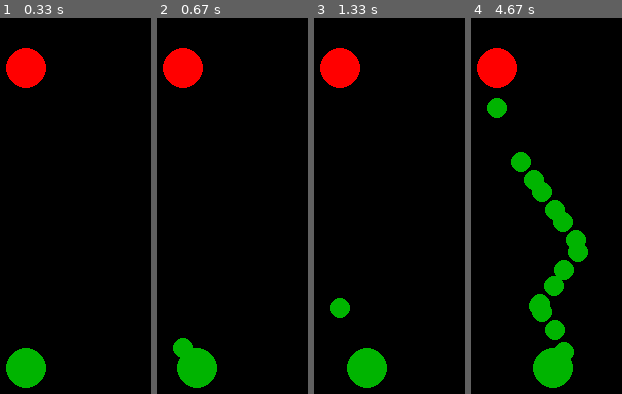
Above: before the commit, frames 1-4 (left to right).
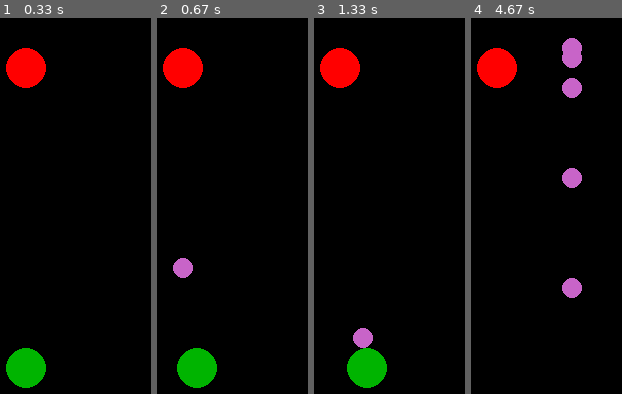
Above: after the commit, the same moments.

Repository: timoogo/pygame_space-invader
Game: pygame game, started from __main__.py
Two runs of this game, one before a commit and one after it. Both use one fixed random seed, a clock stepped at 60 frames per second and the inputs below.
Inputs:
- Up to frame 1 (0.33 s): no input
- Up to frame 2 (0.67 s): hold Space from 0.33 s (still down); hold Right from 0.33 s (still down)
- Up to frame 3 (1.33 s): release Space at 0.8 s; release Right at 0.8 s; tap K at 0.83, 1.32 s; hold P from 1.17 s (still down); hold Right from 1.17 s (still down); tap Space at 1.23 s
- Up to frame 4 (4.67 s): tap Space at 1.53, 1.73, 2.03, 2.23, 2.53, 2.73, 3.03, 3.3, 3.6, 3.73, 4.03, 4.4 s; release P at 1.63 s; release Right at 1.63 s; hold Right 1.67-2.13 s; hold Right 2.17-2.63 s; tap D at 2.32, 3.82 s; hold Left 2.67-3.2 s; tap K at 2.82, 4.48 s; hold Left 3.23-3.63 s; hold Right 3.67-4.3 s; hold Left from 4.33 s (still down)

Frame 1 is identical in both runs. In frame 2, 1.0% of the frame differs, in the area x 10-24%, y 63-91%; in frame 3, 1.1%; in frame 4, 11%, in the area x 10-78%, y 5-99%.

Commit message:
del bullet after screen passage

Diff:
--- a/Enemy.py
+++ b/Enemy.py
@@ -1,8 +1,5 @@
-import timeit
-
 import pygame
 from Projectile import Projectile
-import time
 
 
 class Enemy:
@@ -11,7 +8,8 @@
         self.speed = 50
         self.pos = [250, 50]
         self.state = True
-        self.cooldown = 0.25
+        self.last = pygame.time.get_ticks()
+        self.cd = 62
         self.bulletColor = (255, 0, 0)
         self.bulletPos = [250, 55]
         self.enemyColor = (255, 15, 0)
@@ -20,19 +18,24 @@
         self.projectiles = []
         self.tab_enemies = tab_enemies
 
+
     def Draw(self):
         pygame.draw.circle(self.screen, self.bulletColor, self.pos, self.radius)
         pygame.draw.circle(self.screen, self.bulletColor, self.bulletPos, self.radius/5)
+
+
 
     def Move(self, dir):
         self.pos[0] += dir * self.speed
         print(self.speed)
 
     def Shoot(self):
-        next_shoot = 1
-        print(time.time())
-        if next_shoot <= self.cooldown:
+        """
+        Not working for the moment
+        """
+        now = pygame.time.get_ticks()
+        print(now - self.last)
+        if now - self.last >= self.cd:
+            print("enemy shot2")
+            self.last = now
             self.projectiles.append(Projectile(self.pos, self.screen, "Enemy"))
-
-            next_shoot -= timeit.timeit("Shoot()", number=1000)
-            print("shoot")
--- a/Player.py
+++ b/Player.py
@@ -1,6 +1,5 @@
 import pygame
 from Projectile import Projectile
-color = (255, 0, 0)
 
 
 class Player:
@@ -10,29 +9,35 @@
         self.screen_y = screen.get_height()
         self.offset_y = 150
         self.screen = screen
-        self.pos = [self.screen_x / 2, self.screen_y - self.offset_y]
+        self.position = [self.screen_x / 2, self.screen_y - self.offset_y]
         self.alive = True
-        self.debug = True
+        self.debug = False
         self.cooldown = 0.25
         self.radius = 20
-        self.bulletPos = self.pos
-        self.bulletColor = (255, 0, 0)
-        self.projectiles = []
+        self.bulletPos = self.position
+        self.bulletColor = (255, 255, 255)
+        self.debug_death_color = (0, 0, 0)
+        self.projectiles: list[Projectile] = []
         self.tab_enemies = tab_enemies
 
     def Draw(self):
-        pygame.draw.circle(self.screen, (0, 180, 0), self.pos, self.radius)
+        pygame.draw.circle(self.screen, (0, 180, 0), self.position, self.radius)
         if not self.alive:
-            pygame.draw.rect(self.screen, color, (0, 300, self.screen_x, 600))
-        else:
-            self.Update()
-            for s in self.projectiles:
-                s.Draw()
+            pygame.draw.rect(self.screen, self.debug_death_color, (0, 300, self.screen_x, 600))
+        self.Update()
+        for s in self.projectiles:
+            s.Draw()
 
     def Update(self):
         self.OnMoveEvent()
-        for s in self.projectiles:
-            s.Move()
+        self.OnCollisionEvent()
+
+        for p in self.projectiles:
+            p.Move()
+            if p.position[1] > 0:
+                if int(len(self.projectiles) >=2):
+                    del (p)
+
 
     def OnMoveEvent(self):
         keys = pygame.key.get_pressed()
@@ -41,19 +46,22 @@
         if keys[pygame.K_d] or keys[pygame.K_RIGHT]:
             self.Move(1)
 
-    def OnCollisionEvent(self, event):
-        if event.key == pygame.K_k:
+    def OnCollisionEvent(self):
+        keys = pygame.key.get_pressed()
+        if keys[pygame.K_k]:
+            self.debug = True
             self.Die()
-        if not self.alive and event.key == pygame.K_p:
+        if self.debug and keys[pygame.K_p]:
+            print(self.alive)
             self.alive = True
 
     def Move(self, dir):
         if self.alive:
-            self.pos[0] += dir * self.speed
-            if self.pos[0] <= 0 + self.radius:
-                self.pos[0] = self.radius
-            if self.pos[0] >= self.screen_x - self.radius:
-                self.pos[0] = self.screen_x - self.radius
+            self.position[0] += dir * self.speed
+            if self.position[0] <= 0 + self.radius:
+                self.position[0] = self.radius
+            if self.position[0] >= self.screen_x - self.radius:
+                self.position[0] = self.screen_x - self.radius
             print(self.speed)
 
     def Die(self):
@@ -62,4 +70,4 @@
             print(self.alive)
 
     def Shoot(self):
-        self.projectiles.append(Projectile(self.pos, self.screen, "Player"))
+        self.projectiles.append(Projectile(self.position, self.screen, self))
--- a/Projectile.py
+++ b/Projectile.py
@@ -5,23 +5,22 @@
     def __init__(self, pos, screen,owner):
         self.color = (255, 255, 255)
         self.width = 2
-        self.speed = 1
+        self.speed = 5
         self.vel = 1.15
         self.position = []
         self.position.append(pos[0])
         self.position.append(pos[1])
-
         self.owner = owner
         self.screen = screen
-        self.bulletForm = (10, 10, 50,100)
+        self.bulletColor = (200, 100, 200)
         self.hasShot = False
         self.projectiles = []
 
     def Draw(self):
-        pygame.draw.circle(self.screen, (0, 180, 0), self.position, 10)
+        pygame.draw.circle(self.screen, self.bulletColor, self.position, 10)
 
     def Move(self):
         if self.owner == "Player":
+            self.position[1] += self.speed
+        else:
             self.position[1] -= self.speed
-        else:
-            self.position[1] += self.speed
--- a/__main__.py
+++ b/__main__.py
@@ -1,6 +1,5 @@
 from Player import *
 from Enemy import *
-from Projectile import *
 import pygame
 
 module_charge = pygame.init()
@@ -27,7 +26,7 @@
     i += 1
     keys = pygame.key.get_pressed()
     for event in pygame.event.get():
-        enemy.Shoot()
+       # enemy.Shoot()
         if keys[pygame.K_SPACE]:
             player.Shoot()
         if event.type == pygame.QUIT:
